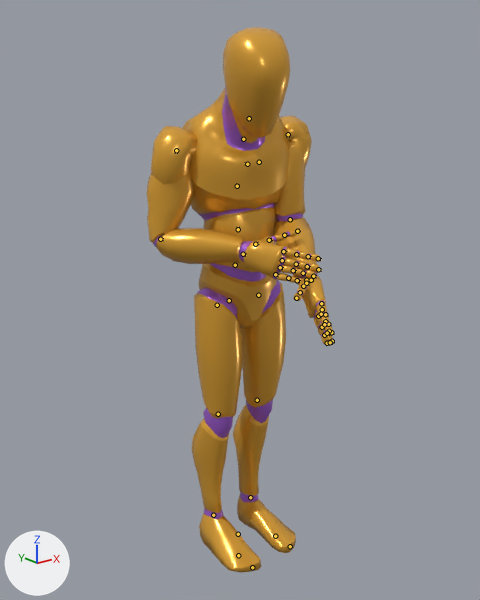
Renders of the glTF model apps/web/public/models/anim-library.glb from each side of a commit.
One viewpoint serves both versions: a camera (50 mm lens) standing at (-1.341, -1.686, 1.605) and looking at (-0.083, -0.114, 0.976). Lighting does not change. The marker at lower left points along +X, +Y and +Z. The older version comes first. Both versions are drawn at frame 0 of the action 'Rig|Bow_RunCarry'; the numbers are the values there. The bones that bend it are drawn over the model as lines.

Names of what the first picture shows: 'Mannequin'.
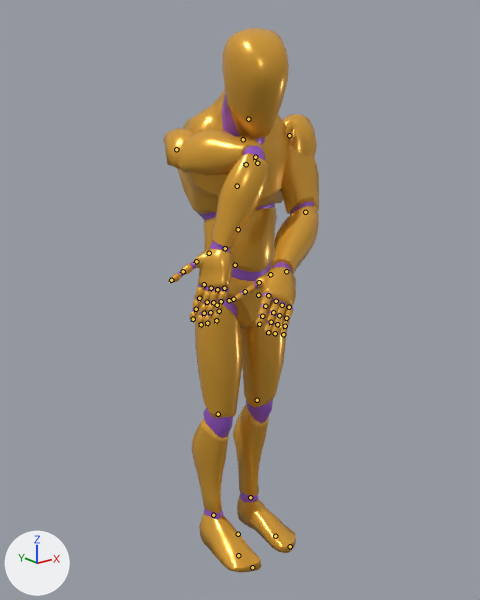
Patch to the scene script:
```diff
--- a/apps/web/public/models/anim-library.glb.py
+++ b/apps/web/public/models/anim-library.glb.py
@@ bone_spine_03 @@
 bone_spine_03 = bpy.data.objects['Rig'].pose.bones['spine_03']  # child of 'spine_02'
-bone_spine_03.rotation_quaternion = (0.96, 0.249, -0.109, 0.075)  # degrees (28, -14, 5)
+bone_spine_03.rotation_quaternion = (0.956, 0.254, -0.129, 0.075)  # degrees (29, -17, 5)
@@ bone_upperarm_l @@
 bone_upperarm_l = bpy.data.objects['Rig'].pose.bones['upperarm_l']  # child of 'clavicle_l'
-bone_upperarm_l.rotation_quaternion = (0.632, 0.413, -0.113, -0.645)  # degrees (47, 23, -81)
+bone_upperarm_l.rotation_quaternion = (0.65, 0.709, 0.032, -0.271)  # degrees (90, 25, -20)
@@ bone_lowerarm_l @@
 bone_lowerarm_l = bpy.data.objects['Rig'].pose.bones['lowerarm_l']  # child of 'upperarm_l'
-bone_lowerarm_l.rotation_quaternion = (0.928, 0.364, -0.027, 0.071)  # degrees (42, -6, 6)
+bone_lowerarm_l.rotation_quaternion = (0.958, 0.28, -0.031, 0.058)  # degrees (32, -5, 5)
@@ bone_upperarm_r @@
 bone_upperarm_r = bpy.data.objects['Rig'].pose.bones['upperarm_r']  # child of 'clavicle_r'
-bone_upperarm_r.rotation_quaternion = (0.78, 0.423, -0.214, 0.408)  # degrees (41, -43, 38)
+bone_upperarm_r.rotation_quaternion = (0.263, 0.198, -0.349, -0.877)  # degrees (47, 9, -143)
@@ bone_lowerarm_r @@
 bone_lowerarm_r = bpy.data.objects['Rig'].pose.bones['lowerarm_r']  # child of 'upperarm_r'
-bone_lowerarm_r.rotation_quaternion = (0.692, 0.712, 0.102, -0.066)  # degrees (92, 14, 3)
+bone_lowerarm_r.rotation_quaternion = (0.66, 0.742, 0.096, -0.068)  # degrees (97, 13, 3)
```

What differs and where, as boxes [x1, y1, x2, y2] in the pictures (480 x 600 px):
'Mannequin', posed (16% narrower)
    before: [146, 27, 333, 572]
    after: [163, 28, 319, 572]
bone 'upperarm_l', root to tip
    before: (288, 134) to (288, 137)
    after: (289, 135) to (290, 138)
bone 'lowerarm_l', root to tip
    before: (290, 219) to (291, 221)
    after: (305, 212) to (305, 214)
bone 'upperarm_r', root to tip
    before: (176, 150) to (176, 153)
    after: (176, 149) to (179, 150)
bone 'lowerarm_r', root to tip
    before: (160, 239) to (163, 239)
    after: (255, 157) to (254, 160)
